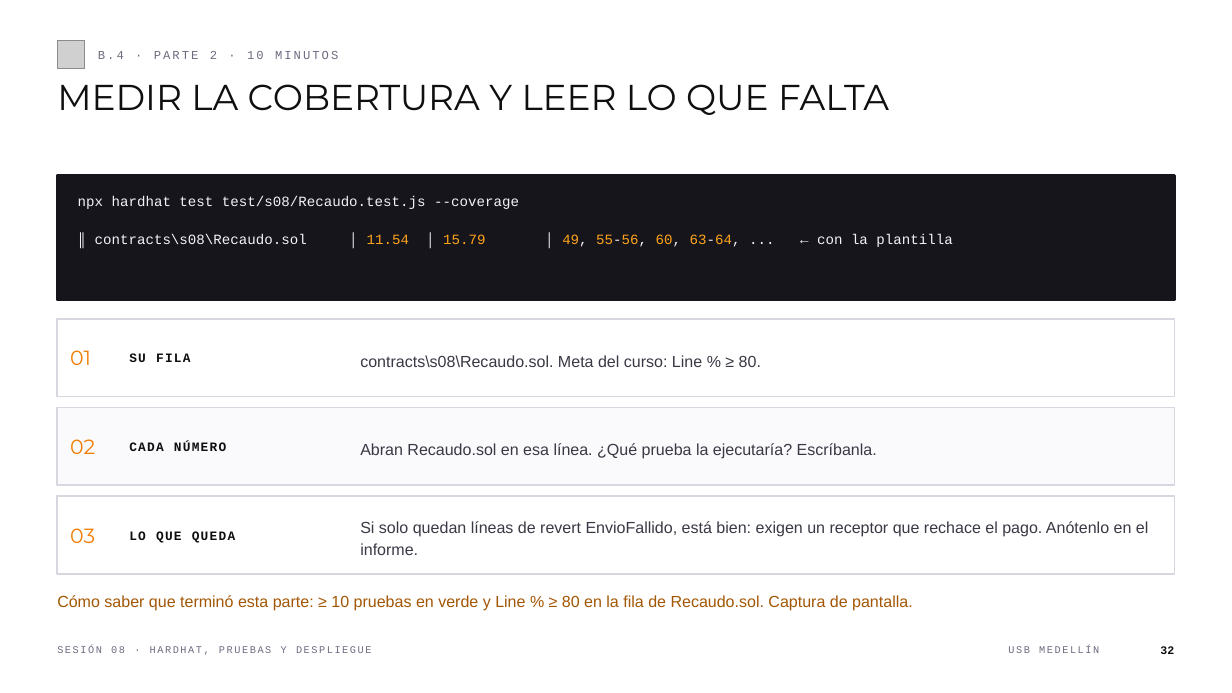
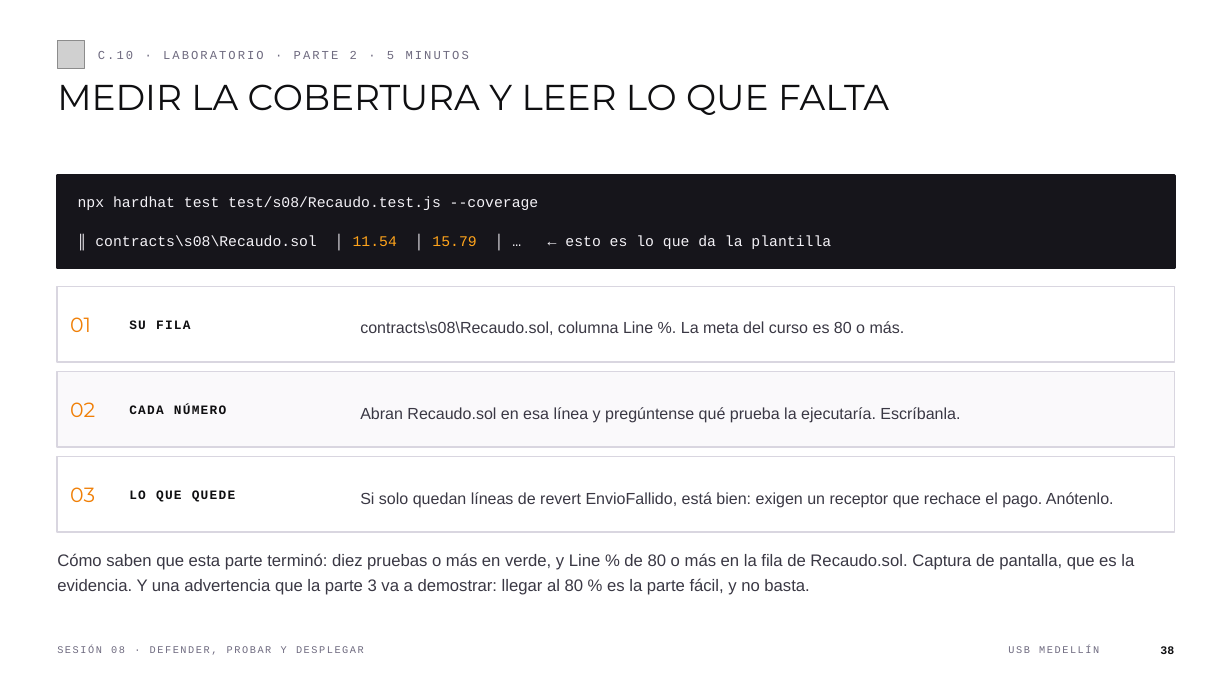
Before and after one commit to andresdapena81/curso-blockchain-web3-usb, a slide deck: slide 38 of material/Sesion-08-Blockchain-Web3.pptx (slide 32 before the commit). Drawn at 1232x693 pixels with LibreOffice and Linux fonts; fonts in the diff are those of the drawing; grey boxes stand for pictures. Boxes give left, top, right and bottom in pixels: in the first picture for what was removed or moved away, otherwise in the second. Text is boxed around its words. In the diff, an @@ line names an element or a change of style, - is before the commit and + after.

```diff
--- a/material/Sesion-08-Blockchain-Web3.pptx
+++ b/material/Sesion-08-Blockchain-Web3.pptx
@@ text at (98, 51, 469, 59): text changed @@
-B.4 · PARTE 2 · 10 MINUTOS
+C.10 · LABORATORIO · PARTE 2 · 5 MINUTOS
@@ rectangle: place and size @@
-rectangle at (57, 176, 1175, 300)
+rectangle at (57, 176, 1175, 268)
@@ text at (78, 196, 539, 210): size 11 to 11.5 pt in "npx hardhat test test/s08/Recaudo.test.js --coverage" @@
@@ text at (95, 236, 831, 249): text changed; size 11 to 11.5 pt @@
-║ contracts\s08\Recaudo.sol │ 11.54 │ 15.79 │ 49, 55-56, 60, 63-64, ... ← con la plantilla
+║ contracts\s08\Recaudo.sol │ 11.54 │ 15.79 │ … ← esto es lo que da la plantilla
@@ rectangle: place and size @@
-rectangle at (57, 319, 1175, 396)
+rectangle at (57, 287, 1175, 362)
@@ text "01": place and size @@
-text "01" at (70, 350, 91, 365)
+text "01" at (70, 317, 91, 332)
@@ text at (360, 321, 905, 335): text changed @@
-contracts\s08\Recaudo.sol. Meta del curso: Line % ≥ 80.
+contracts\s08\Recaudo.sol, columna Line %. La meta del curso es 80 o más.
@@ 3 texts, 1 rectangle: place and size @@
-3 texts, 1 rectangle at (57, 353, 1175, 485)
+3 texts, 1 rectangle at (57, 320, 1175, 447)
@@ text at (360, 407, 960, 422): text changed @@
-Abran Recaudo.sol en esa línea. ¿Qué prueba la ejecutaría? Escríbanla.
+Abran Recaudo.sol en esa línea y pregúntense qué prueba la ejecutaría. Escríbanla.
@@ rectangle: place and size @@
-rectangle at (57, 496, 1175, 574)
+rectangle at (57, 457, 1175, 532)
@@ text "03": place and size @@
-text "03" at (70, 528, 95, 543)
+text "03" at (70, 487, 95, 502)
@@ text at (129, 490, 235, 502): text changed @@
-LO QUE QUEDA
+LO QUE QUEDE
@@ text at (360, 492, 1114, 507): text changed @@
-Si solo quedan líneas de revert EnvioFallido, está bien: exigen un receptor que rechace el pago. Anótenlo en el informe.
+Si solo quedan líneas de revert EnvioFallido, está bien: exigen un receptor que rechace el pago. Anótenlo.
@@ text at (57, 553, 1134, 595): text changed; size 12.5 to 13 pt; text colour #A35604 to #3A3844 @@
-Cómo saber que terminó esta parte: ≥ 10 pruebas en verde y Line % ≥ 80 en la fila de Recaudo.sol. Captura de pantalla.
+Cómo saben que esta parte terminó: diez pruebas o más en verde, y Line % de 80 o más en la fila de Recaudo.sol. Captura de pantalla, que es la evidencia. Y una advertencia que la parte 3 va a demostrar: llegar al 80 % es la parte fácil, y no basta.
@@ text at (57, 646, 364, 655): text changed @@
-SESIÓN 08 · HARDHAT, PRUEBAS Y DESPLIEGUE
+SESIÓN 08 · DEFENDER, PROBAR Y DESPLEGAR
```
Also in this commit, not shown: 29 other slides changed, 27 slides added, 13 slides removed, 2 other files.
